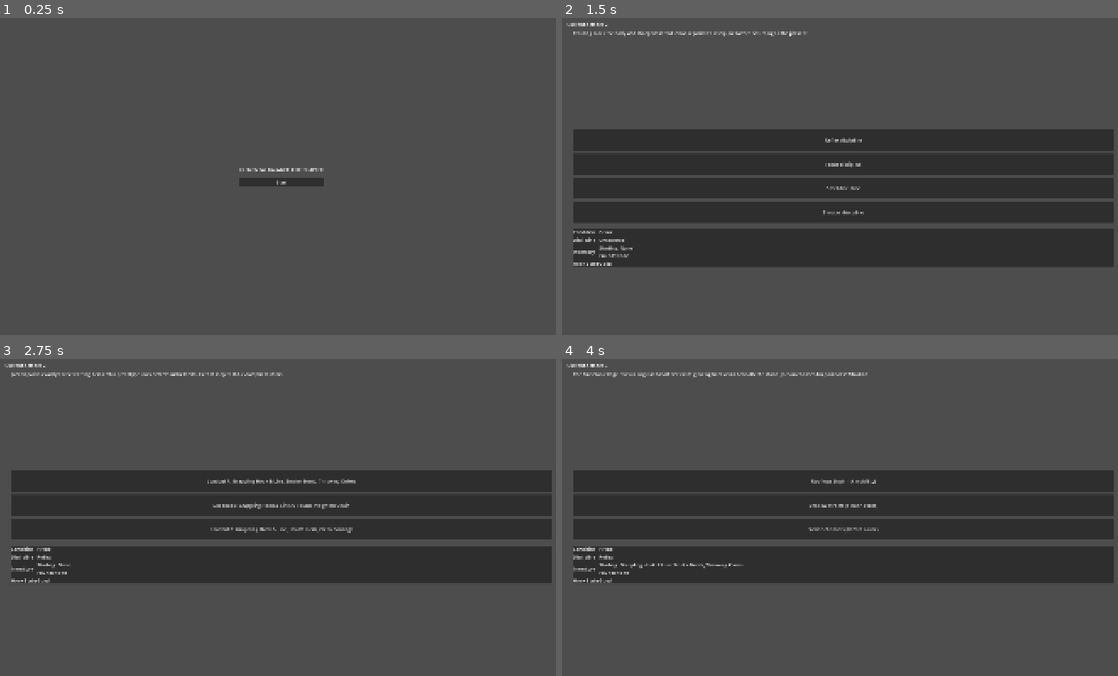
Above: before the commit, frames 1-4 (two rows, left to right).
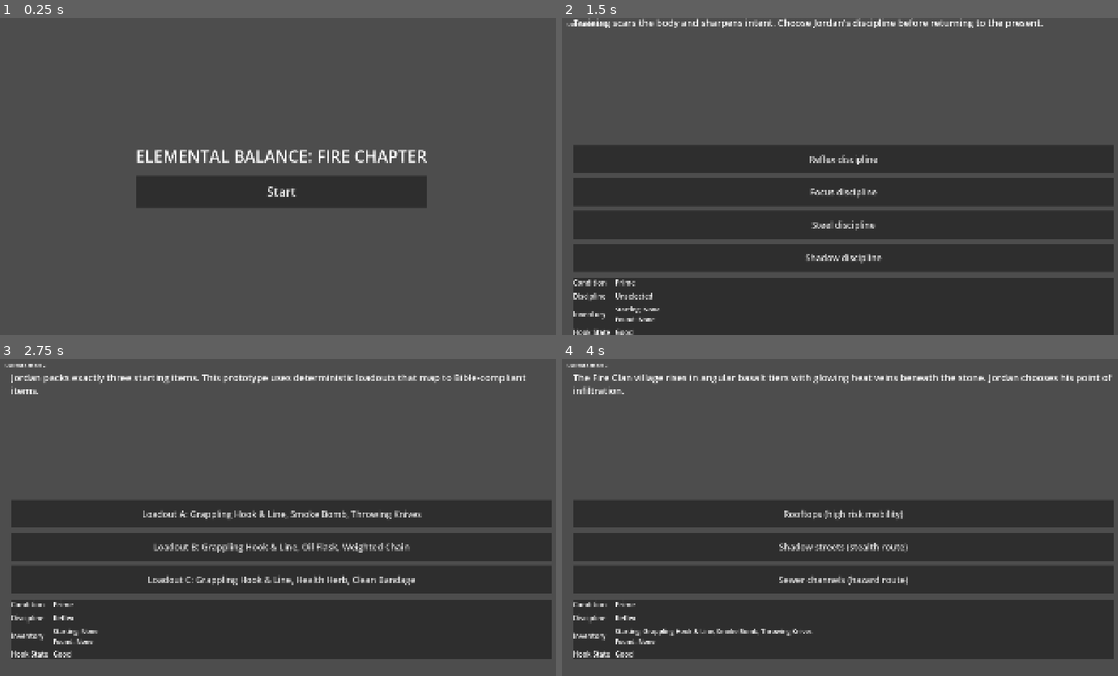
Above: after the commit, the same moments.

Repository: GamerJoe85/Jordan-Ninja-Choose-Your-Own-Adventure
Game: Godot game, scene res://scenes/TitleMenu.tscn
The game is run twice, just before and just after one commit, with the same random seed, the same clock (stepped at 60 frames per second) and the same inputs.
Inputs:
- Up to frame 1 (0.25 s): no input
- Up to frame 2 (1.5 s): click "Start" at 0.5 s; click "Begin the forge of discipline" at 1.25 s
- Up to frame 3 (2.75 s): click "Reflex discipline" at 2 s
- Up to frame 4 (4 s): click "Loadout A: Grappling Hook & L…" at 2.75 s; click "Continue to infiltration" at 3.5 s

The runs differ from the first frame. In frame 1, 6.0% of the frame differs, in the area x 24-77%, y 41-60%; in frame 2, 32%; in frame 3, 38%, in the area x 2-100%, y 4-95%; in frame 4, 37%.

Commit message:
Increase UI readability with larger text and HiDPI-safe scaling

Diff:
--- a/project.godot
+++ b/project.godot
@@ -14,3 +14,4 @@
 window/size/viewport_height=1080
 window/stretch/mode="canvas_items"
 window/stretch/aspect="keep"
+window/dpi/allow_hidpi=false
--- a/scenes/PagePlayer.tscn
+++ b/scenes/PagePlayer.tscn
@@ -41,15 +41,16 @@
 
 [node name="StoryText" type="RichTextLabel" parent="MarginContainer/MainVBox"]
 unique_name_in_owner = true
-custom_minimum_size = Vector2(0, 320)
+custom_minimum_size = Vector2(0, 420)
 layout_mode = 2
 bbcode_enabled = false
 fit_content = true
+theme_override_font_sizes/normal_font_size = 32
 
 [node name="ChoiceContainer" type="VBoxContainer" parent="MarginContainer/MainVBox"]
 unique_name_in_owner = true
 layout_mode = 2
-theme_override_constants/separation = 10
+theme_override_constants/separation = 16
 
 [node name="HUDPanel" type="PanelContainer" parent="MarginContainer/MainVBox"]
 layout_mode = 2
@@ -57,39 +58,49 @@
 [node name="HUDGrid" type="GridContainer" parent="MarginContainer/MainVBox/HUDPanel"]
 layout_mode = 2
 columns = 2
+theme_override_constants/h_separation = 16
+theme_override_constants/v_separation = 12
 
 [node name="HealthLabel" type="Label" parent="MarginContainer/MainVBox/HUDPanel/HUDGrid"]
 layout_mode = 2
+theme_override_font_sizes/font_size = 24
 text = "Condition"
 
 [node name="HealthValue" type="Label" parent="MarginContainer/MainVBox/HUDPanel/HUDGrid"]
 unique_name_in_owner = true
 layout_mode = 2
+theme_override_font_sizes/font_size = 24
 text = "Prime"
 
 [node name="DisciplineLabel" type="Label" parent="MarginContainer/MainVBox/HUDPanel/HUDGrid"]
 layout_mode = 2
+theme_override_font_sizes/font_size = 24
 text = "Discipline"
 
 [node name="DisciplineValue" type="Label" parent="MarginContainer/MainVBox/HUDPanel/HUDGrid"]
 unique_name_in_owner = true
 layout_mode = 2
+theme_override_font_sizes/font_size = 24
 text = "Unselected"
 
 [node name="InventoryLabel" type="Label" parent="MarginContainer/MainVBox/HUDPanel/HUDGrid"]
 layout_mode = 2
+theme_override_font_sizes/font_size = 24
 text = "Inventory"
 
 [node name="InventoryValue" type="Label" parent="MarginContainer/MainVBox/HUDPanel/HUDGrid"]
 unique_name_in_owner = true
 layout_mode = 2
+theme_override_font_sizes/font_size = 22
 text = "Starting: None\nFound: None"
 
 [node name="HookLabel" type="Label" parent="MarginContainer/MainVBox/HUDPanel/HUDGrid"]
 layout_mode = 2
+theme_override_font_sizes/font_size = 24
 text = "Hook State"
 
 [node name="HookValue" type="Label" parent="MarginContainer/MainVBox/HUDPanel/HUDGrid"]
 unique_name_in_owner = true
 layout_mode = 2
+theme_override_font_sizes/font_size = 24
 text = "Good"
--- a/scenes/TitleMenu.tscn
+++ b/scenes/TitleMenu.tscn
@@ -21,15 +21,18 @@
 
 [node name="VBox" type="VBoxContainer" parent="CenterContainer"]
 layout_mode = 2
-theme_override_constants/separation = 16
+theme_override_constants/separation = 28
 
 [node name="Title" type="Label" parent="CenterContainer/VBox"]
 layout_mode = 2
+theme_override_font_sizes/font_size = 56
 text = "ELEMENTAL BALANCE: FIRE CHAPTER"
 
 [node name="Start" type="Button" parent="CenterContainer/VBox"]
 unique_name_in_owner = true
 layout_mode = 2
+custom_minimum_size = Vector2(360, 110)
+theme_override_font_sizes/font_size = 42
 text = "Start"
 
 [connection signal="pressed" from="CenterContainer/VBox/Start" to="." method="_on_start_pressed"]
--- a/scripts/ui/page_player.gd
+++ b/scripts/ui/page_player.gd
@@ -66,7 +66,8 @@
 		var button: Button = Button.new()
 		button.text = str(choice.get("label", "Continue"))
 		button.autowrap_mode = TextServer.AUTOWRAP_WORD_SMART
-		button.custom_minimum_size = Vector2(0, 72)
+		button.custom_minimum_size = Vector2(0, 96)
+		button.add_theme_font_size_override("font_size", 30)
 		button.pressed.connect(_on_choice_selected.bind(choice))
 		choice_container.add_child(button)
 		shown += 1
